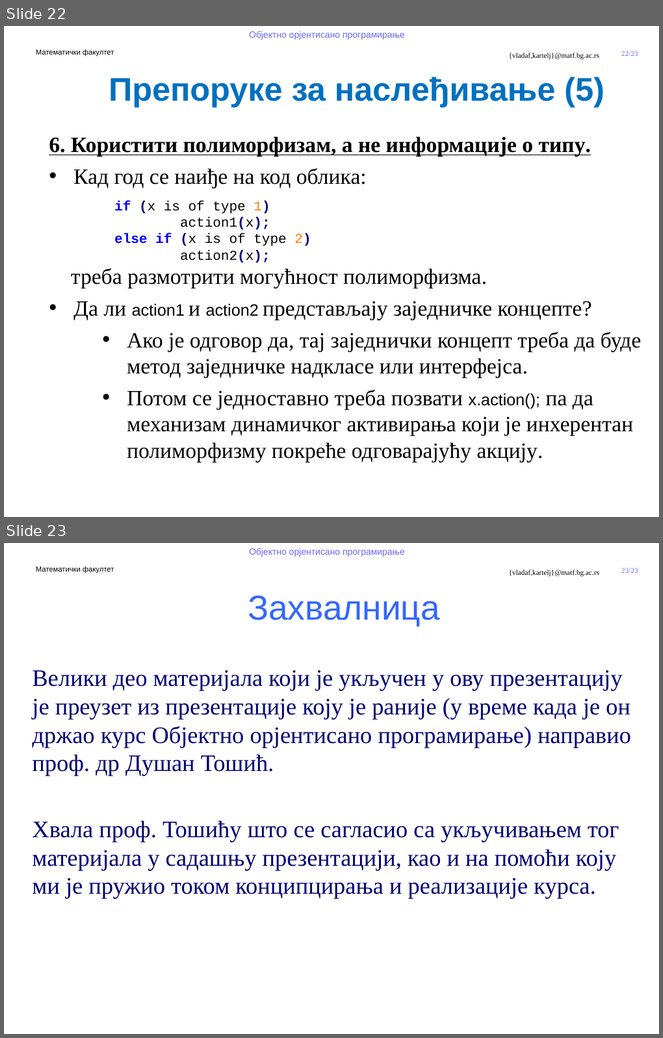
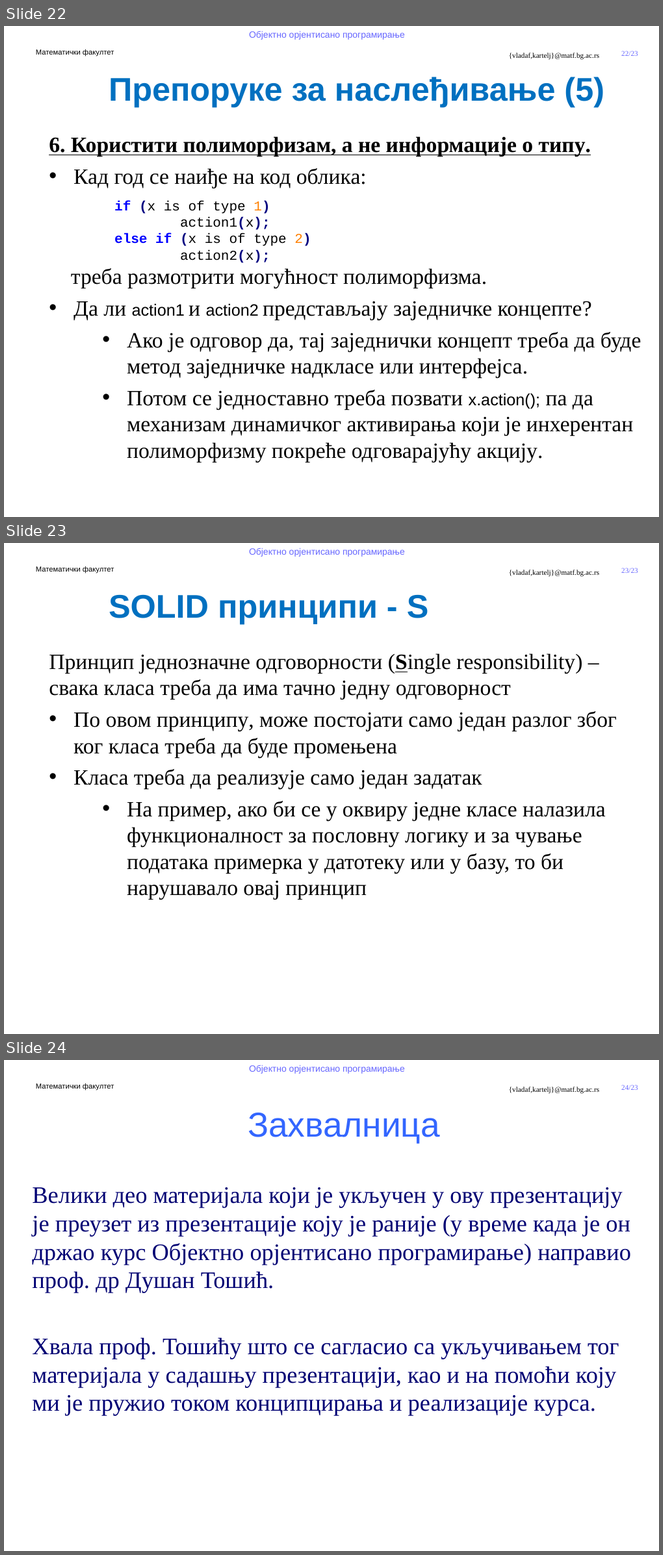
Before and after one commit to MatfOOP/OOP, a slide deck: predavanja/prezentacije/OOP11-Apstraktne klase i interfejsi.pptx. Shown one above the other, each under a label of ours: slides 22 and 23 before the commit, slides 22, 23 and 24 after it. The pictures are 663x1038 and 663x1555 pixels, drawn with LibreOffice and Linux fonts; fonts in the diff are those of the drawing; background and template pictures are left out. Boxes give left, top, right and bottom in pixels: in the first picture for what was removed or moved away, otherwise in the second. Text is boxed around its words. In the diff, an @@ line names an element or a change of style, - is before the commit and + after.

```diff
--- a/predavanja/prezentacije/OOP11-Apstraktne klase i interfejsi.pptx
+++ b/predavanja/prezentacije/OOP11-Apstraktne klase i interfejsi.pptx
@@ slide 23 added at (4,543,659,1034), background #FFFFFF; not listed: 5 template elements that a slide beside it also shows @@
@@ text added at (109,594,429,624), 36 pt, text #0070C0, bold @@
+SOLID принципи - S
@@ text added at (49,653,617,900), 24 pt, text #000000 @@
+Принцип једнозначне одговорности (Single responsibility) – свака класа треба да има тачно једну одговорност
+• По овом принципу, може постојати само један разлог због ког класа треба да буде промењена
+• Класа треба да реализује само један задатак
+  • На пример, ако би се у оквиру једне класе налазила функционалност за пословну логику и за чување података примерка у датотеку или у базу, то би нарушавало овај принцип
@@ what was slide 23 is now slide 24 @@
@@ page number at (622,1085,638,1090): text changed @@
-23/23
+24/23
```
Also in this commit, not shown: 25 other files.
